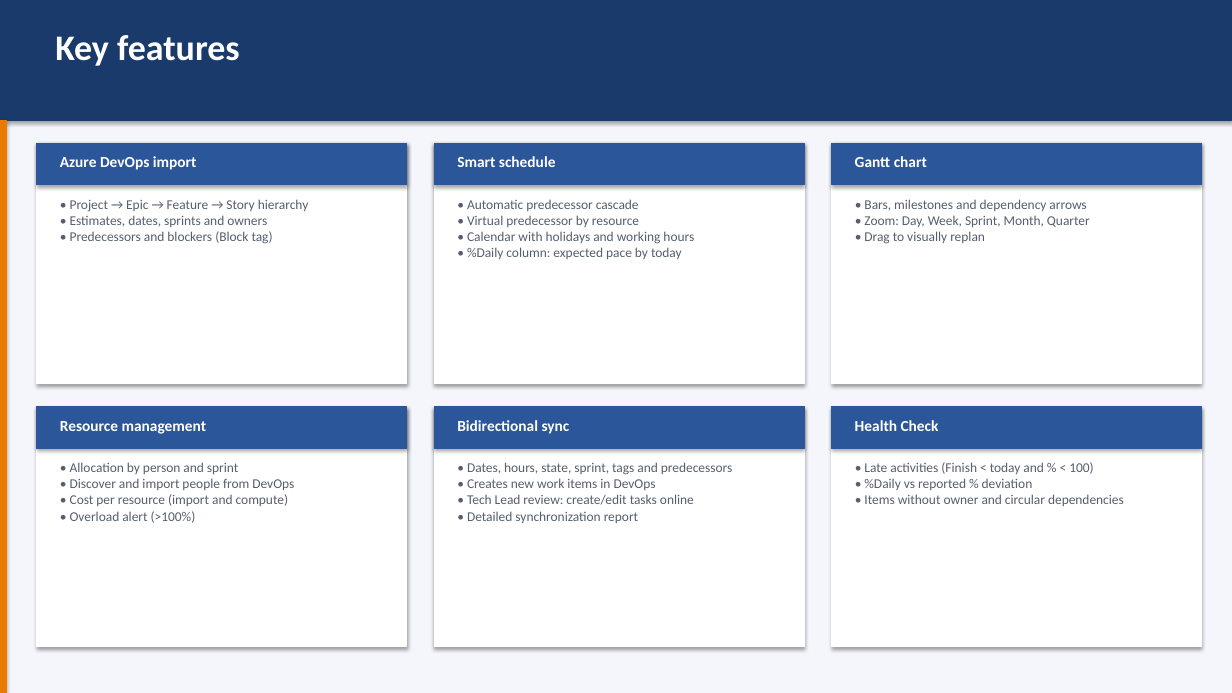
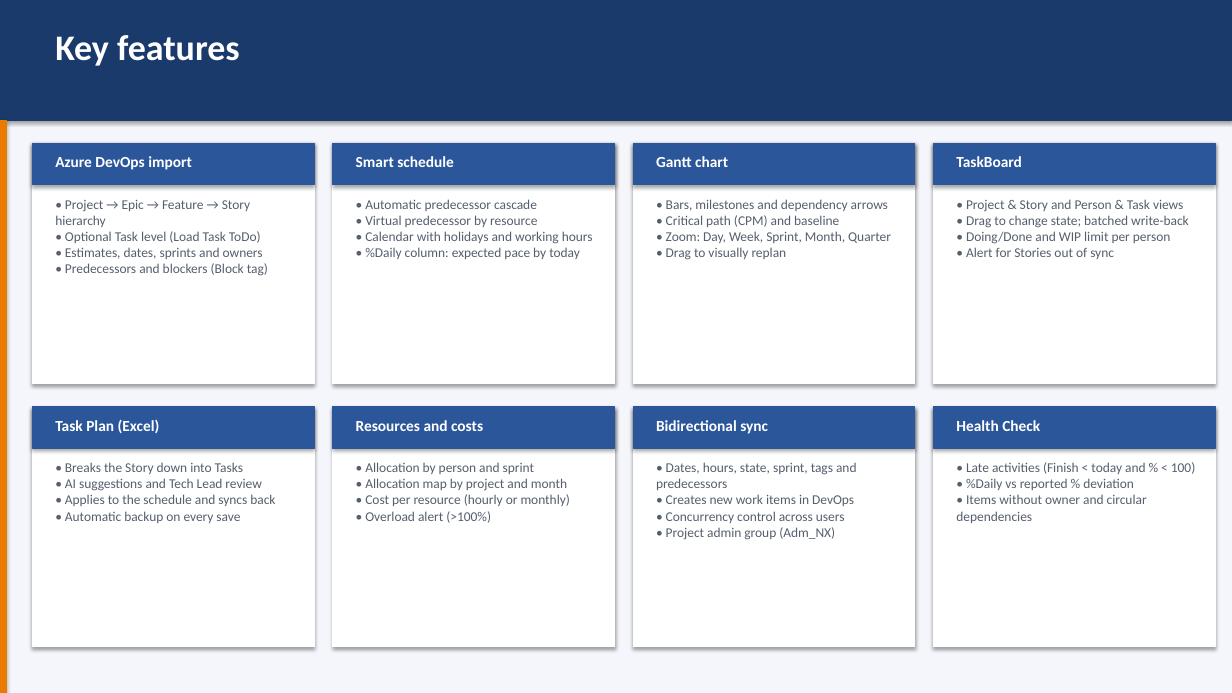
Before and after one commit to carmonexus/NXProject, a slide deck: slide 5 of NXProject_Intelligent_DevOps_Planning_EN.pptx (slide 4 before the commit). Drawn at 1232x693 pixels with LibreOffice and Linux fonts; fonts in the diff are those of the drawing. Boxes give left, top, right and bottom in pixels: in the first picture for what was removed or moved away, otherwise in the second. Text is boxed around its words. In the diff, an @@ line names an element or a change of style, - is before the commit and + after.

```diff
--- a/NXProject_Intelligent_DevOps_Planning_EN.pptx
+++ b/NXProject_Intelligent_DevOps_Planning_EN.pptx
@@ rectangle: place and size @@
-rectangle at bbox=[37, 143, 407, 384]
+rectangle at bbox=[32, 143, 314, 384]
@@ rectangle: place and size @@
-rectangle at bbox=[37, 143, 407, 185]
+rectangle at bbox=[32, 143, 314, 185]
@@ text "Azure DevOps import": place and size @@
-text "Azure DevOps import" at bbox=[60, 156, 197, 170]
+text "Azure DevOps import" at bbox=[55, 156, 192, 170]
@@ rectangle: place and size @@
-rectangle at bbox=[434, 143, 804, 384]
+rectangle at bbox=[333, 143, 615, 384]
@@ rectangle: place and size @@
-rectangle at bbox=[434, 143, 804, 185]
+rectangle at bbox=[333, 143, 615, 185]
@@ text "Smart schedule": place and size @@
-text "Smart schedule" at bbox=[457, 156, 556, 167]
+text "Smart schedule" at bbox=[356, 156, 454, 167]
@@ rectangle: place and size @@
-rectangle at bbox=[832, 143, 1202, 384]
+rectangle at bbox=[633, 143, 915, 384]
@@ rectangle: place and size @@
-rectangle at bbox=[832, 143, 1202, 185]
+rectangle at bbox=[633, 143, 915, 185]
@@ text "Gantt chart": place and size @@
-text "Gantt chart" at bbox=[855, 156, 927, 167]
+text "Gantt chart" at bbox=[656, 156, 728, 167]
@@ rectangle: place and size @@
-rectangle at bbox=[37, 407, 407, 647]
+rectangle at bbox=[933, 143, 1215, 384]
@@ rectangle: place and size @@
-rectangle at bbox=[37, 407, 407, 448]
+rectangle at bbox=[933, 143, 1215, 185]
@@ text added at bbox=[956, 156, 1022, 167], 12 pt, text #FFFFFF, bold @@
+TaskBoard
@@ text at bbox=[55, 200, 268, 276]: text changed @@
-• Project → Epic → Feature → Story hierarchy
-• Estimates, dates, sprints and owners
-• Predecessors and blockers (Block tag)
+• Project → Epic → Feature → Story hierarchy
+• Optional Task level (Load Task ToDo)
+• Estimates, dates, sprints and owners
+• Predecessors and blockers (Block tag)
@@ text "• Automatic predecessor cascade • ...": place and size @@
-text "• Automatic predecessor cascade • ..." at bbox=[467, 199, 694, 259]
+text "• Automatic predecessor cascade • ..." at bbox=[365, 199, 593, 259]
@@ text at bbox=[666, 199, 891, 260]: text changed @@
-• Bars, milestones and dependency arrows
-• Zoom: Day, Week, Sprint, Month, Quarter
-• Drag to visually replan
+• Bars, milestones and dependency arrows
+• Critical path (CPM) and baseline
+• Zoom: Day, Week, Sprint, Month, Quarter
+• Drag to visually replan
@@ text at bbox=[966, 199, 1189, 259]: text changed @@
-• Allocation by person and sprint
-• Discover and import people from DevOps
-• Cost per resource (import and compute)
-• Overload alert (>100%)
+• Project & Story and Person & Task views
+• Drag to change state; batched write-back
+• Doing/Done and WIP limit per person
+• Alert for Stories out of sync
@@ rectangle: place and size @@
-rectangle at bbox=[434, 407, 804, 647]
+rectangle at bbox=[32, 407, 314, 647]
@@ rectangle: place and size @@
-rectangle at bbox=[434, 407, 804, 448]
+rectangle at bbox=[32, 407, 314, 448]
@@ rectangle: place and size @@
-rectangle at bbox=[832, 407, 1202, 647]
+rectangle at bbox=[333, 407, 615, 647]
@@ rectangle: place and size @@
-rectangle at bbox=[832, 407, 1202, 448]
+rectangle at bbox=[333, 407, 615, 448]
@@ rectangle added at bbox=[633, 407, 915, 647], fill #FFFFFF, outline #FFFFFF 0.75 pt @@
@@ rectangle added at bbox=[633, 407, 915, 448], fill #2B579A, outline #2B579A 0.75 pt @@
@@ text "Bidirectional sync": place and size @@
-text "Bidirectional sync" at bbox=[457, 420, 570, 434]
+text "Bidirectional sync" at bbox=[656, 420, 768, 434]
@@ rectangle added at bbox=[933, 407, 1215, 647], fill #FFFFFF, outline #FFFFFF 0.75 pt @@
@@ rectangle added at bbox=[933, 407, 1215, 448], fill #2B579A, outline #2B579A 0.75 pt @@
@@ text "Health Check": place and size @@
-text "Health Check" at bbox=[855, 420, 939, 431]
+text "Health Check" at bbox=[956, 420, 1040, 431]
@@ text added at bbox=[55, 420, 160, 433], 12 pt, text #FFFFFF, bold @@
+Task Plan (Excel)
@@ text removed at bbox=[60, 421, 207, 434] @@
-Resource management
@@ text added at bbox=[356, 420, 483, 431], 12 pt, text #FFFFFF, bold @@
+Resources and costs
@@ text added at bbox=[65, 462, 275, 523], 10.5 pt, text #555F6E @@
+• Breaks the Story down into Tasks
+• AI suggestions and Tech Lead review
+• Applies to the schedule and syncs back
+• Automatic backup on every save
@@ text added at bbox=[365, 462, 570, 523], 10.5 pt, text #555F6E @@
+• Allocation by person and sprint
+• Allocation map by project and month
+• Cost per resource (hourly or monthly)
+• Overload alert (>100%)
@@ text at bbox=[656, 462, 857, 540]: text changed @@
-• Dates, hours, state, sprint, tags and predecessors
-• Creates new work items in DevOps
-• Tech Lead review: create/edit tasks online
-• Detailed synchronization report
+• Dates, hours, state, sprint, tags and predecessors
+• Creates new work items in DevOps
+• Concurrency control across users
+• Project admin group (Adm_NX)
@@ text "• Late activities (Finish < ..." rewrapped from bbox=[864, 462, 1124, 506] to bbox=[956, 462, 1195, 523] @@
```
Also in this commit, not shown: 3 other slides changed, 1 slide added, 7 other files.
